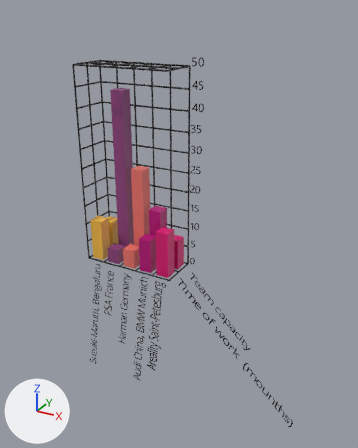
The glTF model files/ExpChart.glb: old version first, new version second.
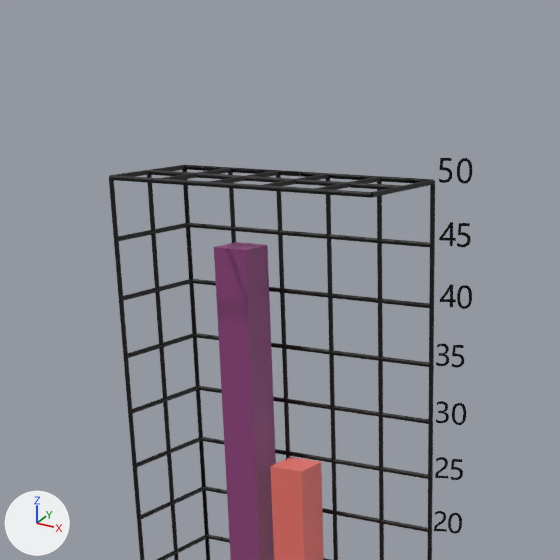
The first picture shows the older version from a camera (50 mm lens) standing at (0.123, -0.184, 0.152) and looking at (0.018, 0.008, 0.056). The close-ups show both versions on the part from 9% to 66% of the width and 0% to 45% of the height of that picture; other places that the commit changed are outside them. The lights are fixed; the arrows at lower left show +X, +Y and +Z. Where no turn or scale is listed for an object, it has been applied to the vertices.
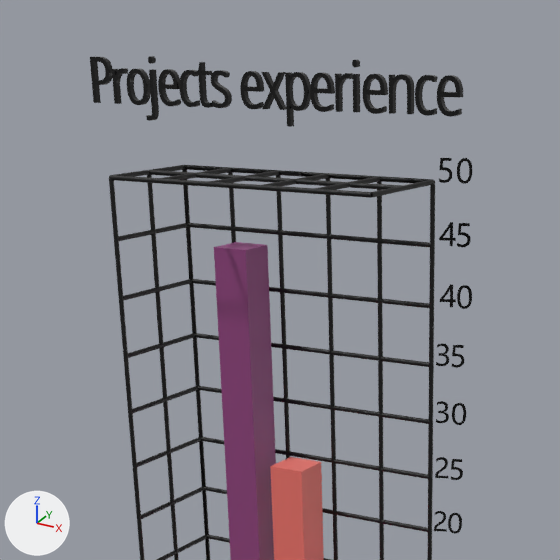
What differs and where, as boxes [x1, y1, x2, y2] in the close-ups (560 x 560 px):
'3D Text 7 - p', added (black)
    after: [285, 72, 311, 127]
'3D Text 7 - n', added (black)
    after: [389, 74, 414, 114]
'3D Text 7 - e3', added (black)
    after: [437, 75, 463, 117]
'3D Text 7 - e2', added (black)
    after: [363, 74, 388, 114]
'3D Text 7 - P', added (black)
    after: [90, 57, 112, 103]
'3D Text 7 - e1', added (black)
    after: [310, 72, 335, 112]
'3D Text 7 - e0', added (black)
    after: [240, 71, 264, 109]
'3D Text 7 - o', added (black)
    after: [127, 69, 151, 105]
'3D Text 7 - x', added (black)
    after: [261, 72, 286, 110]
'3D Text 7 - e', added (black)
    after: [158, 69, 181, 106]
'3D Text 7 - j', added (black)
    after: [146, 56, 159, 121]
'3D Text 7 - s', added (black)
    after: [211, 70, 232, 108]
'3D Text 7 - c0', added (black)
    after: [415, 75, 438, 116]
'3D Text 7 - t', added
    after: [195, 62, 213, 108]
'3D Text 7 - r0', added
    after: [335, 73, 353, 112]
'3D Text 7 - c', added
    after: [179, 70, 200, 107]
'3D Text 7 - i', added
    after: [352, 60, 360, 112]
'3D Text 7 - r', added
    after: [112, 68, 128, 104]

The change, as a diff of the scene's bpy script:
```diff
--- a/files/ExpChart.glb.py
+++ b/files/ExpChart.glb.py
@@ ob_3d_text_7___e3 @@
+ob_3d_text_7___e3 = bpy.data.objects.new('3D Text 7 - e3', me_mesh_17_1)  # 158 vertices, 316 faces; spans x 0.00048..0.00439, y -0.001..0.0, z -0.0001..0.00559; in mat_ballon16 (black #000000)
+ob_3d_text_7___e3.location = (0.0221, 0.0108, 0.1389)
@@ ob_3d_text_7___c0 @@
+ob_3d_text_7___c0 = bpy.data.objects.new('3D Text 7 - c0', me_mesh_16_1)  # 134 vertices, 264 faces; spans x 0.00048..0.00382, y -0.001..0.0, z -0.0001..0.00559; in mat_ballon15 (black #000000)
+ob_3d_text_7___c0.location = (0.0184, 0.0108, 0.1389)
@@ ob_3d_text_7___n @@
+ob_3d_text_7___n = bpy.data.objects.new('3D Text 7 - n', me_mesh_15_1)  # 98 vertices, 192 faces; spans x 0.00074..0.0046, y -0.001..0.0, z 0.0..0.00559; in mat_ballon14 (black #000000)
+ob_3d_text_7___n.location = (0.0136, 0.0108, 0.1389)
@@ ob_3d_text_7___e2 @@
+ob_3d_text_7___e2 = bpy.data.objects.new('3D Text 7 - e2', me_mesh_14_1)  # 158 vertices, 316 faces; spans x 0.00048..0.00439, y -0.001..0.0, z -0.0001..0.00559; in mat_ballon13 (black #000000)
+ob_3d_text_7___e2.location = (0.0093, 0.0108, 0.1389)
@@ ob_3d_text_7___i @@
+ob_3d_text_7___i = bpy.data.objects.new('3D Text 7 - i', me_mesh_13_1)  # 88 vertices, 168 faces; spans x 0.00068..0.00151, y -0.001..0.0, z 0.0..0.00753; in mat_ballon12 (black #000000)
+ob_3d_text_7___i.location = (0.0073, 0.0108, 0.1389)
@@ ob_3d_text_7___r0 @@
+ob_3d_text_7___r0 = bpy.data.objects.new('3D Text 7 - r0', me_mesh_12_1)  # 74 vertices, 144 faces; spans x 0.00074..0.0034, y -0.001..0.0, z 0.0..0.00559; in mat_ballon11 (black #000000)
+ob_3d_text_7___r0.location = (0.0042, 0.0108, 0.1389)
@@ ob_3d_text_7___e1 @@
+ob_3d_text_7___e1 = bpy.data.objects.new('3D Text 7 - e1', me_mesh_11_1)  # 158 vertices, 316 faces; spans x 0.00048..0.00439, y -0.001..0.0, z -0.0001..0.00559; in mat_ballon10 (black #000000)
+ob_3d_text_7___e1.location = (-0.0002, 0.0108, 0.1389)
@@ ob_3d_text_7___p_1 @@
+ob_3d_text_7___p_1 = bpy.data.objects.new('3D Text 7 - p', me_mesh_10_1)  # 186 vertices, 372 faces; spans x 0.00074..0.0048, y -0.001..0.0, z -0.00247..0.00559; in mat_ballon9 (black #000000)
+ob_3d_text_7___p_1.location = (-0.0049, 0.0108, 0.1389)
@@ ob_3d_text_7___x @@
+ob_3d_text_7___x = bpy.data.objects.new('3D Text 7 - x', me_mesh_9_1)  # 24 vertices, 44 faces; spans x 0.00016..0.00434, y -0.001..0.0, z 0.0..0.00549; in mat_ballon8 (black #000000)
+ob_3d_text_7___x.location = (-0.009, 0.0108, 0.1389)
@@ ob_3d_text_7___e0 @@
+ob_3d_text_7___e0 = bpy.data.objects.new('3D Text 7 - e0', me_mesh_8_1)  # 158 vertices, 316 faces; spans x 0.00048..0.00439, y -0.001..0.0, z -0.0001..0.00559; in mat_ballon7 (black #000000)
+ob_3d_text_7___e0.location = (-0.0134, 0.0108, 0.1389)
@@ ob_3d_text_7___s @@
+ob_3d_text_7___s = bpy.data.objects.new('3D Text 7 - s', me_mesh_7_1)  # 234 vertices, 464 faces; spans x 0.00045..0.00372, y -0.001..0.0, z -0.0001..0.00559; in mat_ballon6 (black #000000)
+ob_3d_text_7___s.location = (-0.0191, 0.0108, 0.1389)
@@ ob_3d_text_7___t @@
+ob_3d_text_7___t = bpy.data.objects.new('3D Text 7 - t', me_mesh_6_1)  # 94 vertices, 184 faces; spans x 0.00013..0.00286, y -0.001..0.0, z -0.0001..0.00677; in mat_ballon5 (black #000000)
+ob_3d_text_7___t.location = (-0.0218, 0.0108, 0.1389)
@@ ob_3d_text_7___c @@
+ob_3d_text_7___c = bpy.data.objects.new('3D Text 7 - c', me_mesh_5_1)  # 134 vertices, 264 faces; spans x 0.00048..0.00382, y -0.001..0.0, z -0.0001..0.00559; in mat_ballon4 (black #000000)
+ob_3d_text_7___c.location = (-0.0255, 0.0108, 0.1389)
@@ ob_3d_text_7___e @@
+ob_3d_text_7___e = bpy.data.objects.new('3D Text 7 - e', me_mesh_4_1)  # 158 vertices, 316 faces; spans x 0.00048..0.00439, y -0.001..0.0, z -0.0001..0.00559; in mat_ballon3 (black #000000)
+ob_3d_text_7___e.location = (-0.0299, 0.0108, 0.1389)
@@ ob_3d_text_7___j @@
+ob_3d_text_7___j = bpy.data.objects.new('3D Text 7 - j', me_mesh_3_1)  # 138 vertices, 268 faces; spans x -0.00047..0.00151, y -0.001..0.0, z -0.00247..0.00753; in mat_ballon2 (black #000000)
+ob_3d_text_7___j.location = (-0.0318, 0.0108, 0.1389)
@@ ob_3d_text_7___o @@
+ob_3d_text_7___o = bpy.data.objects.new('3D Text 7 - o', me_mesh_2_1)  # 170 vertices, 340 faces; spans x 0.00048..0.00472, y -0.001..0.0, z -0.0001..0.00559; in mat_ballon1 (black #000000)
+ob_3d_text_7___o.location = (-0.0365, 0.0108, 0.1389)
@@ ob_3d_text_7___r @@
+ob_3d_text_7___r = bpy.data.objects.new('3D Text 7 - r', me_mesh_1_1)  # 74 vertices, 144 faces; spans x 0.00074..0.0034, y -0.001..0.0, z 0.0..0.00559; in mat_ballon0 (black #000000)
+ob_3d_text_7___r.location = (-0.0397, 0.0108, 0.1389)
@@ ob_3d_text_7___p @@
+ob_3d_text_7___p = bpy.data.objects.new('3D Text 7 - P', me_mesh_0_1)  # 86 vertices, 172 faces; spans x 0.00085..0.00475, y -0.001..0.0, z 0.0..0.00733; in mat_ballon (black #000000)
+ob_3d_text_7___p.location = (-0.0444, 0.0108, 0.1389)
```
